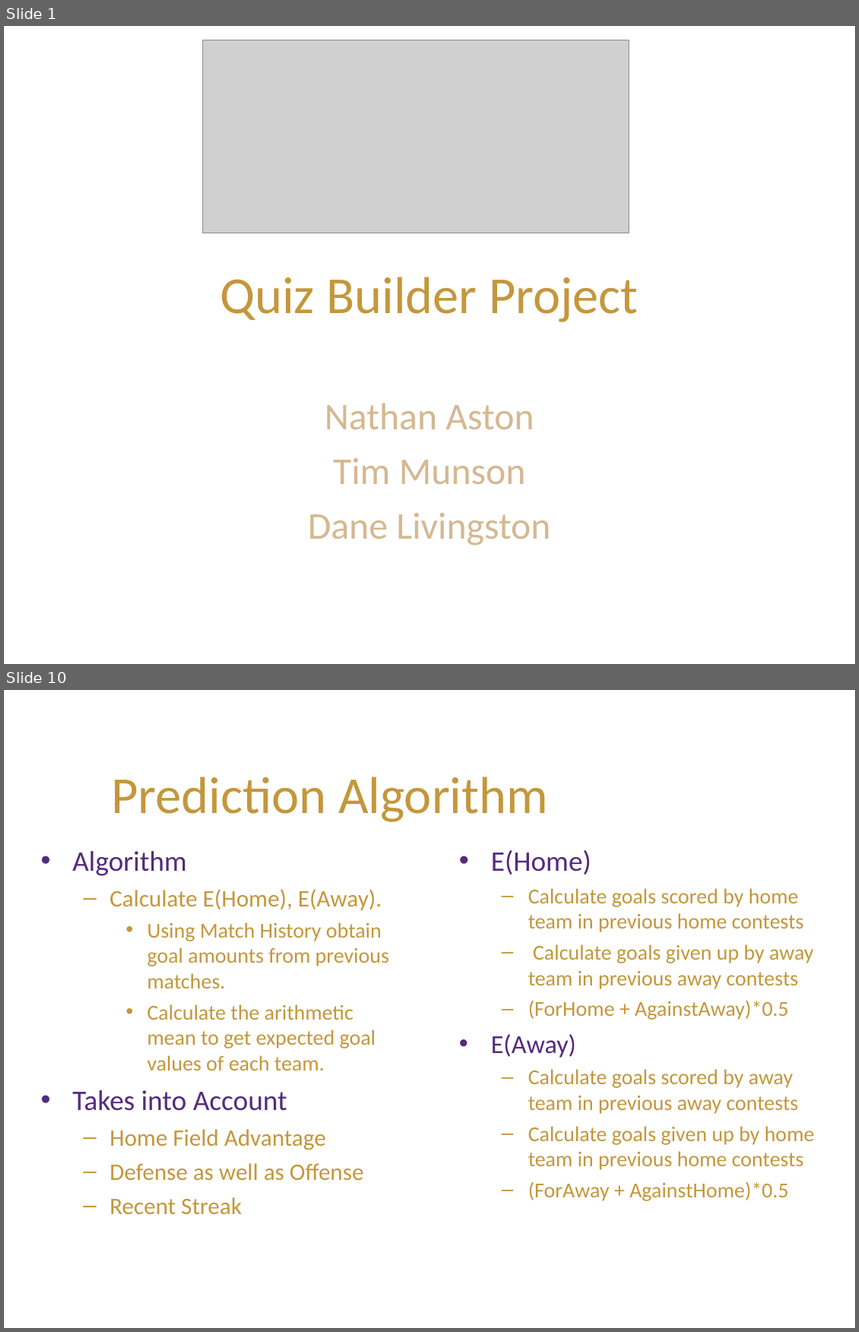
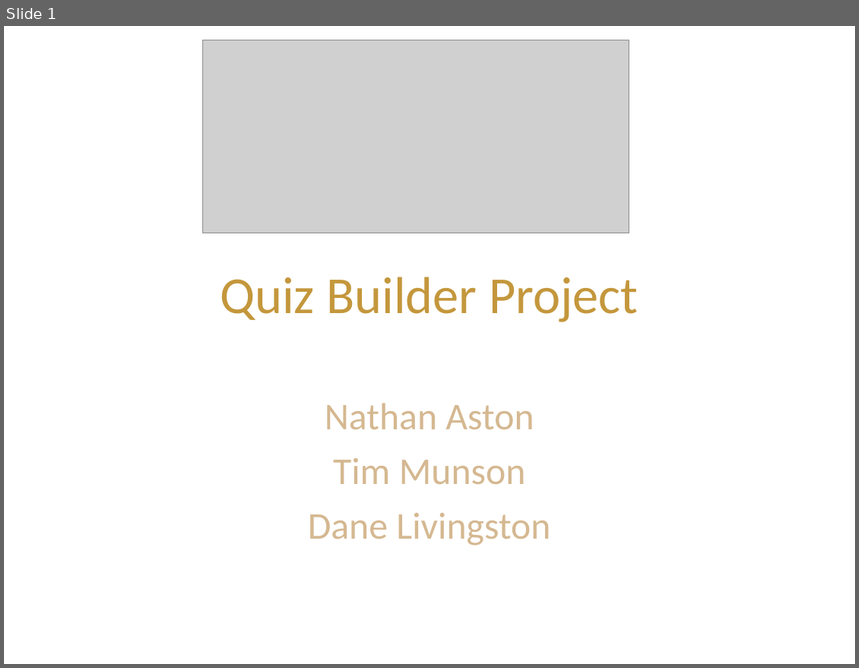
Before and after one commit to macguy2010/QuizBuilder, a slide deck: QuizBuilderPpt.ppt. Shown one above the other, each under a label of ours: slides 1 and 10 before the commit, slide 1 after it; the slides between them are not shown. The pictures are 859x1332 and 859x668 pixels, drawn with LibreOffice and Linux fonts; fonts in the diff are those of the drawing; grey boxes stand for pictures; background and template pictures are left out. Boxes give left, top, right and bottom in pixels: in the first picture for what was removed or moved away, otherwise in the second. Text is boxed around its words. In the diff, an @@ line names an element or a change of style, - is before the commit and + after.

```diff
--- a/QuizBuilderPpt.ppt
+++ b/QuizBuilderPpt.ppt
@@ slide 10 removed at (4, 690, 855, 1328), background #FFFFFF @@
@@ text removed at (112, 777, 548, 822) @@
-Prediction Algorithm
@@ text removed at (72, 851, 389, 1214) @@
-• Algorithm
-  – Calculate E(Home), E(Away).
-    • Using Match History obtain goal amounts from previous matches.
-    • Calculate the arithmetic mean to get expected goal values of each team.
-• Takes into Account
-  – Home Field Advantage
-  – Defense as well as Offense
-  – Recent Streak
@@ text removed at (491, 850, 815, 1201) @@
-• E(Home)
-  – Calculate goals scored by home team in previous home contests
-  – Calculate goals given up by away team in previous away contests
-  – (ForHome + AgainstAway)*0.5
-• E(Away)
-  – Calculate goals scored by away team in previous away contests
-  – Calculate goals given up by home team in previous home contests
-  – (ForAway + AgainstHome)*0.5
```
Also in this commit, not shown: 1 slide changed, 3 slides added, 9 other slides removed, 2 other files.
